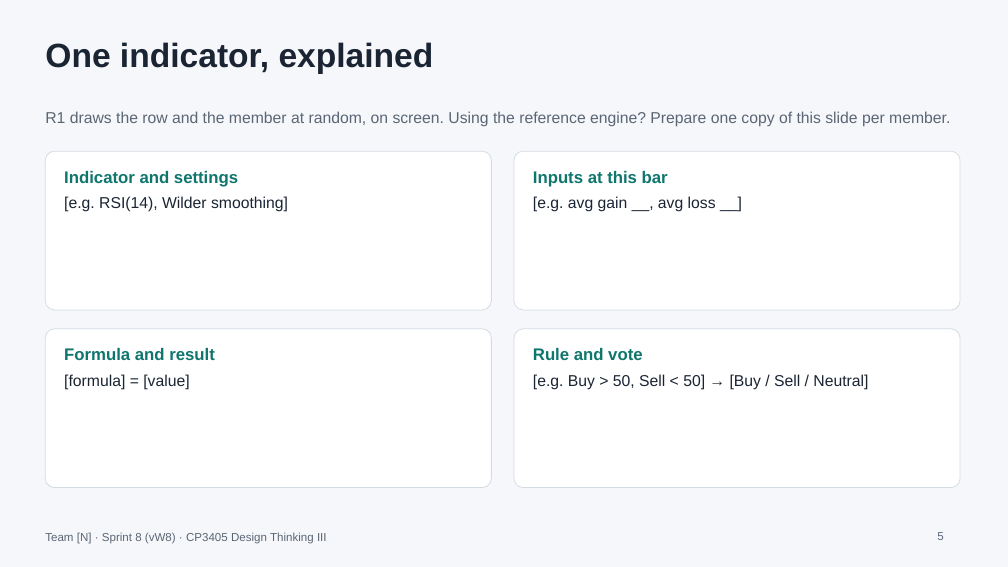
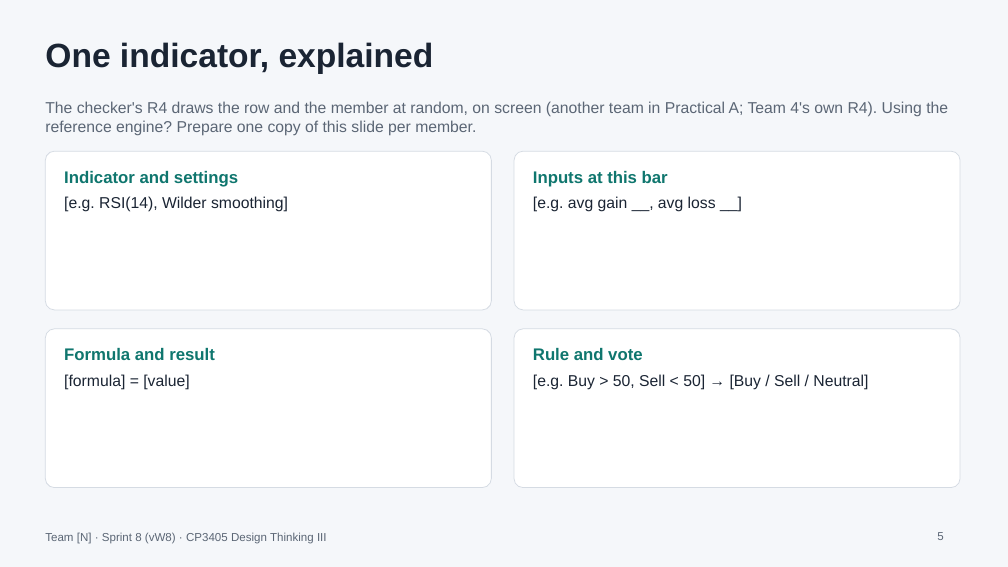
Before and after one commit to ProfDrTan/dt3-tr3-26-course-website, a slide deck: slide 5 of assets/sprint8/sprint8-presentation-template.pptx. Drawn at 1008x567 pixels with LibreOffice and Linux fonts; fonts in the diff are those of the drawing. Boxes give left, top, right and bottom in pixels: in the first picture for what was removed or moved away, otherwise in the second. Text is boxed around its words. In the diff, an @@ line names an element or a change of style, - is before the commit and + after.

Commit message:
Sprint 8: Practical A teams check each other in rotation (1->2->3->1); Team 4 self-audits; template updated

```diff
--- a/assets/sprint8/sprint8-presentation-template.pptx
+++ b/assets/sprint8/sprint8-presentation-template.pptx
@@ text at (45,101,948,136): text changed @@
-R1 draws the row and the member at random, on screen. Using the reference engine? Prepare one copy of this slide per member.
+The checker's R4 draws the row and the member at random, on screen (another team in Practical A; Team 4's own R4). Using the reference engine? Prepare one copy of this slide per member.
```
Also in this commit, not shown: 2 other slides changed, 1 other file.
